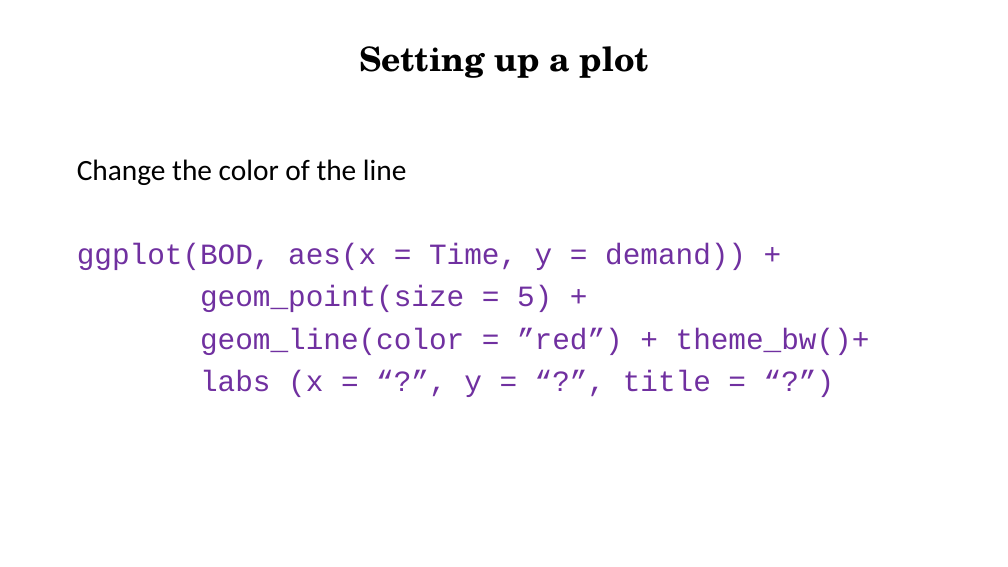
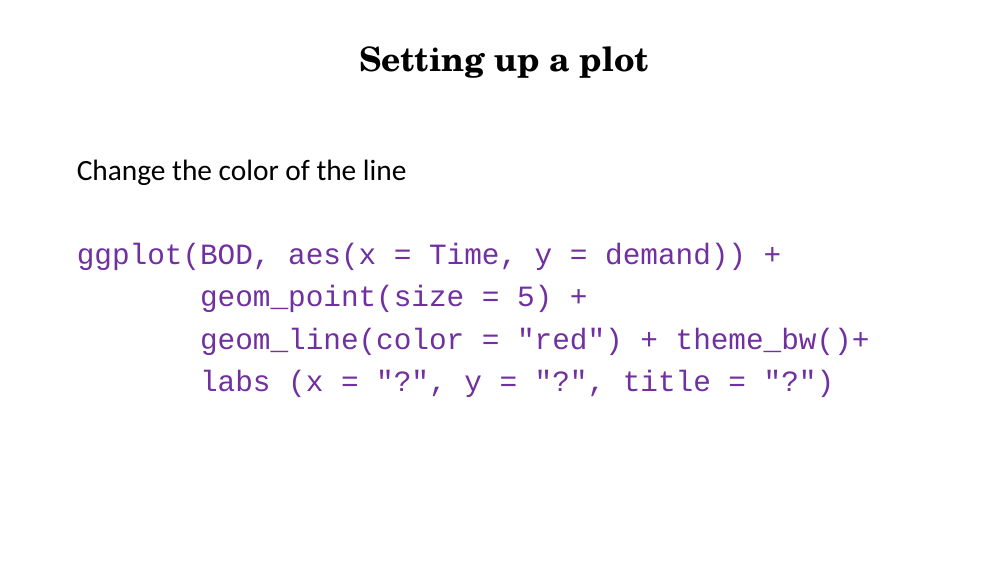
Before and after one commit to Ahmedbargheet/R-for-beginners_UiT, a slide deck: slide 32 of R_workshop_4.ppt. Drawn at 1008x567 pixels with LibreOffice and Linux fonts; fonts in the diff are those of the drawing. Boxes give left, top, right and bottom in pixels: in the first picture for what was removed or moved away, otherwise in the second. Text is boxed around its words. In the diff, an @@ line names an element or a change of style, - is before the commit and + after.

```diff
--- a/R_workshop_4.ppt
+++ b/R_workshop_4.ppt
@@ text at [200,328,870,397]: text changed @@
-geom_line(color = ”red”) + theme_bw()+
-labs (x = “?”, y = “?”, title = “?”)
+geom_line(color = "red") + theme_bw()+
+labs (x = "?", y = "?", title = "?")
```
Also in this commit, not shown: 9 other slides changed, 24 slides added.
